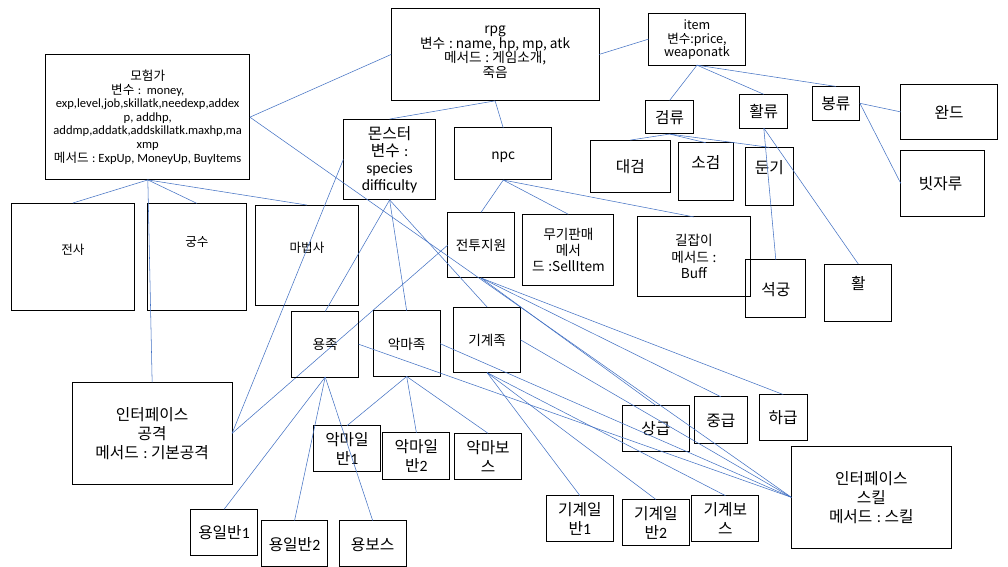
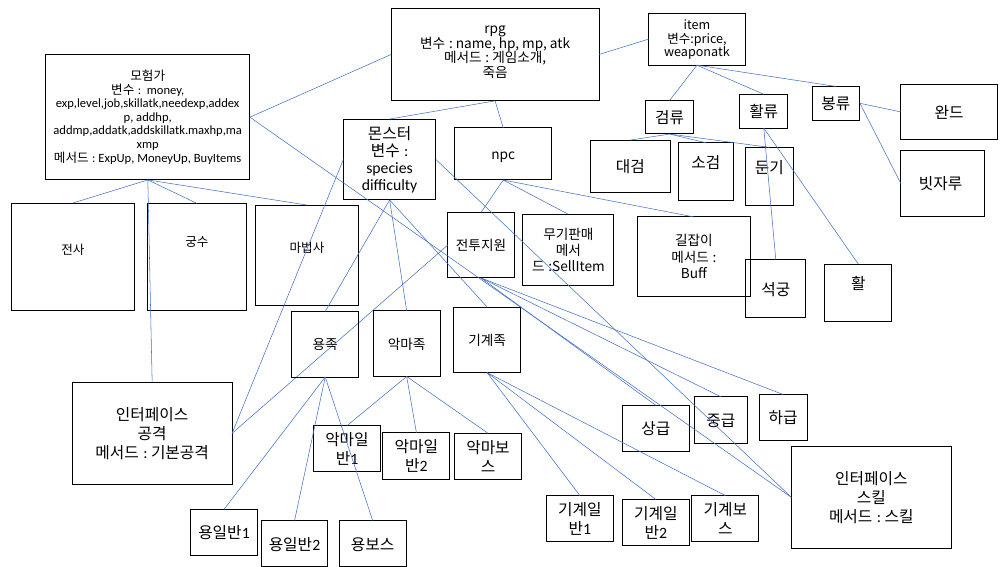
Before and after one commit to Nahoyoung146/javappt, a slide deck: slide 1 of rpg수정.pptx. Drawn at 1008x567 pixels with LibreOffice and Linux fonts; fonts in the diff are those of the drawing. Boxes give left, top, right and bottom in pixels: in the first picture for what was removed or moved away, otherwise in the second. Text is boxed around its words. In the diff, an @@ line names an element or a change of style, - is before the commit and + after.

Commit message:
수정

```diff
--- a/rpg수정.pptx
+++ b/rpg수정.pptx
@@ line moved from (440, 344) - (792, 498) to (436, 160) - (792, 498) @@
@@ line removed from (358, 344) to (792, 498) @@
@@ line removed from (520, 340) to (792, 498) @@
```
